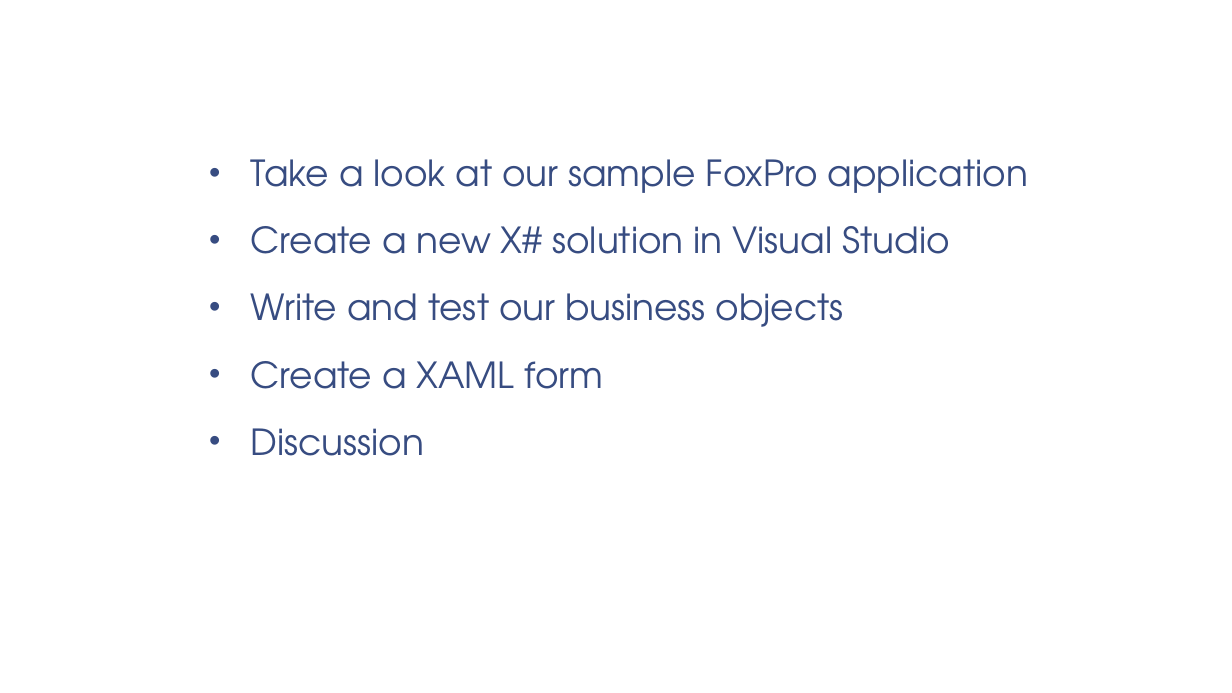
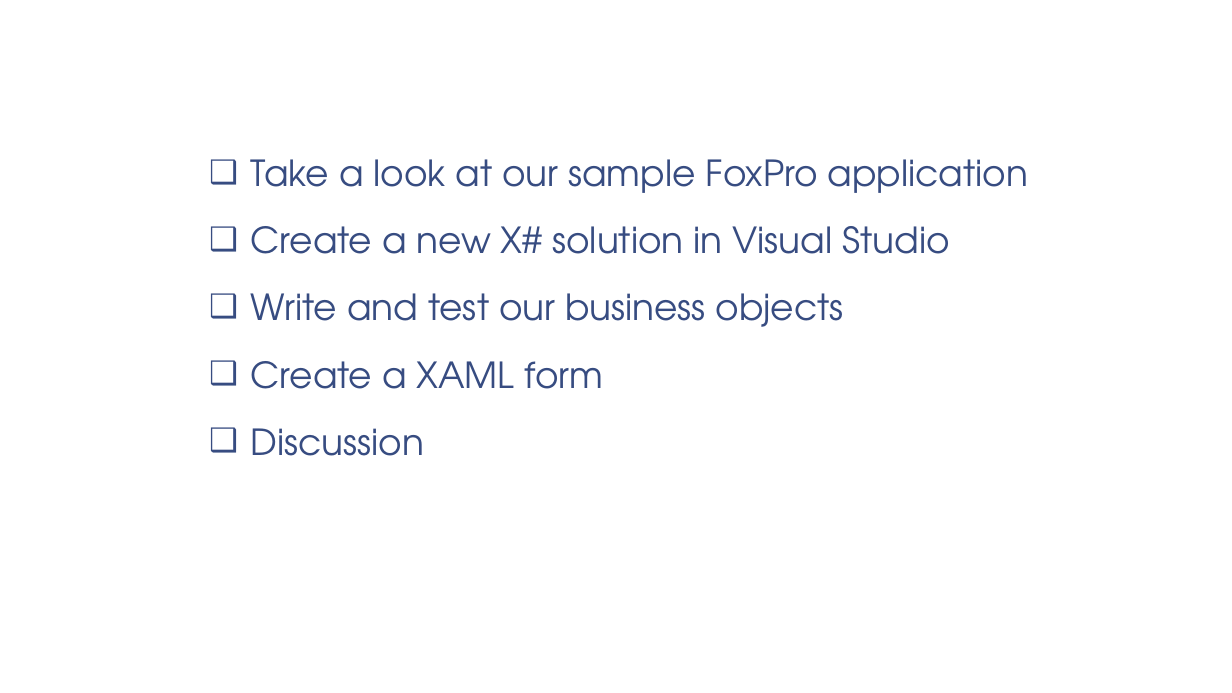
Before and after one commit to eselje/XToDos, a slide deck: slide 4 of Docs/Selje_XSharpFromScratch_Slides.pptx. Drawn at 1232x693 pixels with LibreOffice and Linux fonts; fonts in the diff are those of the drawing; background and template pictures are left out. Boxes give left, top, right and bottom in pixels: in the first picture for what was removed or moved away, otherwise in the second. Text is boxed around its words. In the diff, an @@ line names an element or a change of style, - is before the commit and + after.

```diff
--- a/Docs/Selje_XSharpFromScratch_Slides.pptx
+++ b/Docs/Selje_XSharpFromScratch_Slides.pptx
@@ text "Take a look at our ..." at bbox=[251, 159, 1028, 456]: bullet • to ❑ @@
```
Also in this commit, not shown: 8 other slides changed, 4 slides added, 5 slides removed, 1 other file.
